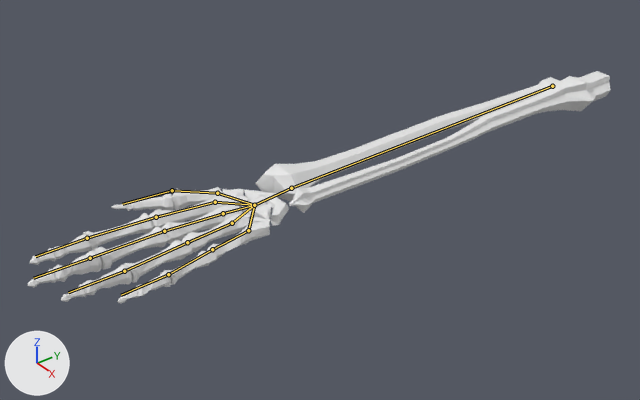
The Blender file skeleton hand/skeleton hand trail 2.blend: old version first, new version second.
Before and after are seen from a 50 mm lens placed at (9.63, -9.36, 6.65), pointed at (-0.32, -1.92, -0.81). Arrows for +X, +Y and +Z are at lower left; the lights stay in place. The bones that bend it are drawn over the model as lines.

In view in the first picture: 'skeleton hand'.
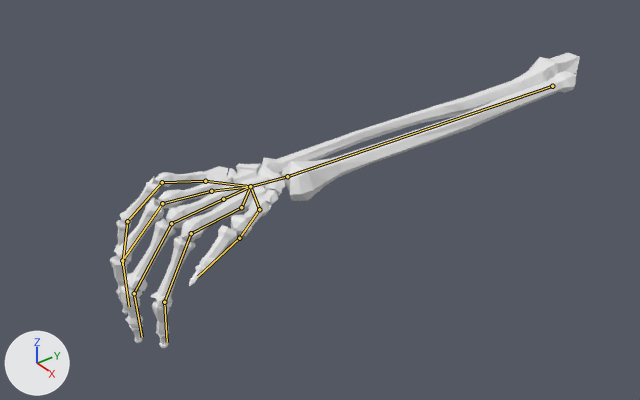
The newer file adds an action. The first version stands in its rest pose; the second is drawn at frame 5 of the action 'impatient tap fix 2'.

The edits, one by one:
Bone 'Bone' (bone_bone) turns from (0, 0, 0) to (-1, -180, -1) degrees about its own x, y and z.
Bone 'Bone.003' (bone_bone_003) moves from (0.0, 0.0, 0.0) to (-0.03, -0.12, -0.04).
Bone 'Bone.003' (bone_bone_003) turns from (0, 0, 0) to (2, -18, 61) degrees about its own x, y and z.
Bone 'Bone.004' (bone_bone_004) turns from (0, 0, 0) to (52, 4, 133) degrees about its own x, y and z.
Bone 'Bone.005' (bone_bone_005) moves from (0.0, 0.0, 0.0) to (-0.11, -0.13, -0.07).
Bone 'Bone.005' (bone_bone_005) turns from (0, 0, 0) to (-13, 27, -5) degrees about its own x, y and z.
Bone 'Bone.007' (bone_bone_007) moves from (0.0, 0.0, 0.0) to (0.05, -0.12, 0.04).
Bone 'Bone.007' (bone_bone_007) turns from (0, 0, 0) to (-3, -15, -154) degrees about its own x, y and z.
Bone 'Bone.008' (bone_bone_008) moves from (0.0, 0.0, 0.0) to (0.23, 0.17, -0.01).
Bone 'Bone.008' (bone_bone_008) turns from (0, 0, 0) to (50, 144, 15) degrees about its own x, y and z.
Bone 'Bone.009' (bone_bone_009) moves from (0.0, 0.0, 0.0) to (-0.02, -0.05, 0.1).
Bone 'Bone.009' (bone_bone_009) turns from (0, 0, 0) to (-8, 25, -4) degrees about its own x, y and z.
Bone 'Bone.012' (bone_bone_012) turns from (0, 0, 0) to (59, 156, 29) degrees about its own x, y and z.
Bone 'Bone.013' (bone_bone_013) moves from (0.0, 0.0, 0.0) to (-0.14, 0.05, -0.15).
Bone 'Bone.013' (bone_bone_013) turns from (0, 0, 0) to (30, 17, 30) degrees about its own x, y and z.
Bone 'Bone.015' (bone_bone_015) moves from (0.0, 0.0, 0.0) to (-0.03, -0.1, -0.13).
Bone 'Bone.015' (bone_bone_015) turns from (0, 0, 0) to (3, -63, 27) degrees about its own x, y and z.
Bone 'Bone.016' (bone_bone_016) turns from (0, 0, 0) to (27, 6, 21) degrees about its own x, y and z.
Bone 'Bone.018' (bone_bone_018) moves from (0.0, 0.0, 0.0) to (0.25, 0.2, 0.21).
Bone 'Bone.018' (bone_bone_018) turns from (0, 0, 0) to (-11, -8, 3) degrees about its own x, y and z.
Bone 'Bone.019' (bone_bone_019) turns from (0, 0, 0) to (54, 75, 114) degrees about its own x, y and z.
Bone 'Bone.020' (bone_bone_020) moves from (0.0, 0.0, 0.0) to (0.21, 0.08, 0.21).
Bone 'Bone.020' (bone_bone_020) turns from (0, 0, 0) to (-21, 26, -20) degrees about its own x, y and z.

Pixel boxes [x1, y1, x2, y2] of what changed, in the pictures (640 x 400 px):
'skeleton hand', posed (19% narrower, 27% taller): before [28, 71, 611, 303]; after [110, 53, 580, 349]
bone 'Bone', root to tip: before (552, 86) to (291, 188); after (552, 86) to (287, 176)
bone 'Bone.003', root to tip: before (223, 213) to (164, 231); after (223, 199) to (171, 223)
bone 'Bone.004', root to tip: before (164, 231) to (90, 258); after (171, 223) to (134, 293)
bone 'Bone.005', root to tip: before (90, 258) to (33, 278); after (134, 293) to (142, 337)
bone 'Bone.007', root to tip: before (232, 223) to (187, 242); after (211, 191) to (162, 203)
bone 'Bone.008', root to tip: before (187, 242) to (124, 271); after (162, 203) to (122, 260)
bone 'Bone.009', root to tip: before (124, 271) to (68, 292); after (122, 260) to (129, 306)
bone 'Bone.012', root to tip: before (156, 217) to (87, 238); after (191, 233) to (164, 302)
bone 'Bone.013', root to tip: before (87, 238) to (35, 256); after (164, 302) to (167, 342)
bone 'Bone.015', root to tip: before (217, 193) to (172, 190); after (259, 209) to (239, 238)
bone 'Bone.016', root to tip: before (172, 190) to (122, 204); after (239, 238) to (198, 276)
bone 'Bone.018', root to tip: before (248, 230) to (212, 249); after (205, 181) to (162, 182)
bone 'Bone.019', root to tip: before (212, 249) to (168, 274); after (162, 182) to (127, 221)
bone 'Bone.020', root to tip: before (168, 274) to (121, 295); after (127, 221) to (122, 265)
